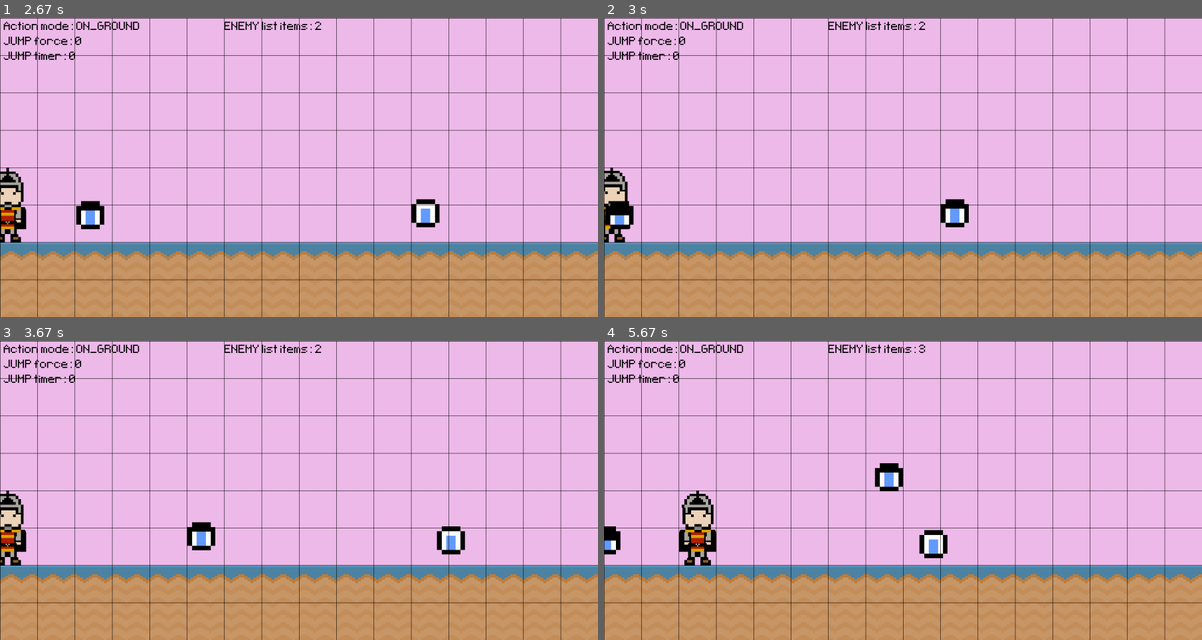
Above: before the commit, frames 1-4 (two rows, left to right).
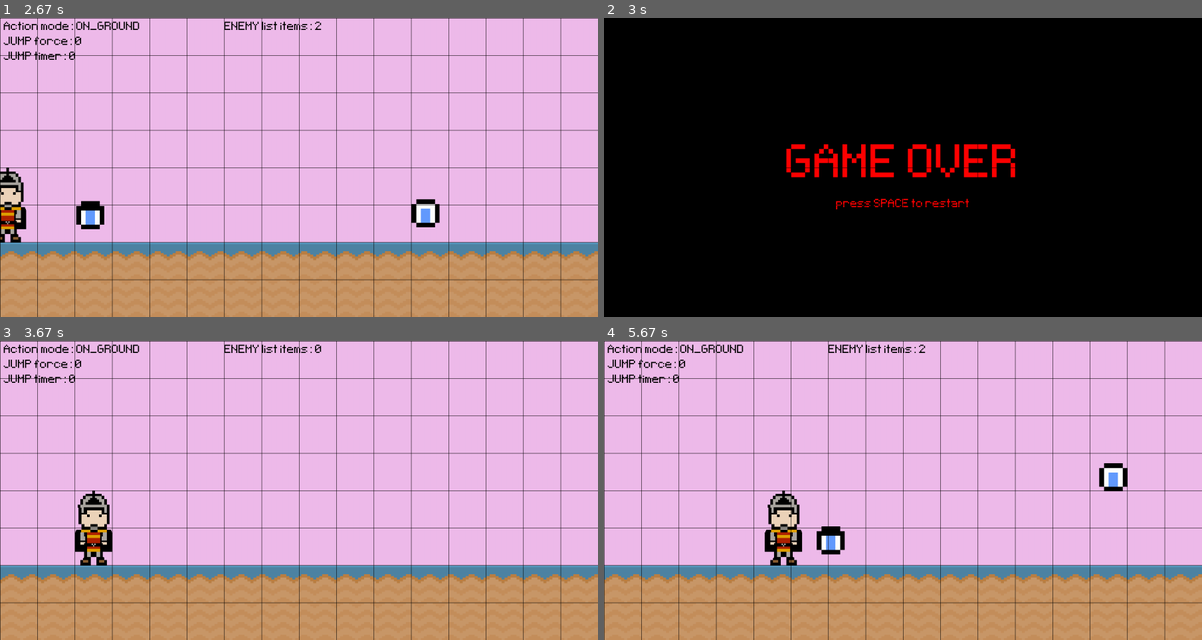
Above: after the commit, the same moments.

Repository: alo40/pygame_pininos
Game: pygame game, started from main_pininos.py
Same seed, same stepped clock (60 frames per second), same inputs: the game is played once before the commit and once after it.
Inputs:
- Up to frame 1 (2.67 s): hold Right 0.33-0.8 s; hold Right 0.83-1.3 s; hold Left 1.33-1.87 s; hold Left 1.9-2.2 s; hold Left 2.23-2.63 s
- Up to frame 2 (3 s): no input
- Up to frame 3 (3.67 s): tap Space at 3.33 s
- Up to frame 4 (5.67 s): hold Down 3.67-4.03 s; hold Left 4.07-4.53 s; hold Right 4.57-5.03 s; hold Right 5.07-5.53 s; hold Left from 5.57 s (still down)

Frame 1 is identical in both runs. In frame 2, 99% of the frame differs, in the area x 0-100%, y 0-100%; in frame 3, 2.9%; in frame 4, 4.3%.

Commit message:
added Hero-Enemy collision

Diff:
--- a/main_pininos.py
+++ b/main_pininos.py
@@ -2,7 +2,6 @@
 from sys import exit
 from random import randint
 from enum import Enum
-import gc
 
 
 class Hero(pg.sprite.Sprite):
@@ -396,7 +395,7 @@
         screen.blit(text_game_restart, game_restart_rect)
 
         # restart enemy_01 rectangle list
-        enemy_01_rect_list = []
+        enemy_group.empty()
 
         # Get the state of the keyboard
         keys = pg.key.get_pressed()
@@ -446,6 +445,11 @@
         # # Create a text surface with the mouse position
         # text_mouse_val = game_active_font.render(f"Mouse pressed: {mouse_val}", True, 'Black')
         # screen.blit(text_mouse_val, (10, 50))
+        #
+        # # hero collision with mouse!
+        # if hero.sprite.rect.collidepoint(mouse_pos):
+        #     text_collision = game_active_font.render('Mouse collision!', False, 'Red')
+        #     screen.blit(text_collision, (600, 50))
 
         ## HERO MOVEMENT: LEFT/RIGHT ###################################################
 
@@ -462,12 +466,8 @@
 
         # garbage
         for enemy in enemy_group.sprites():
-            # garbage_index = enemy.check_position()
             if enemy.rect.x < -100:
-                # print(f'{garbage_index}')
                 enemy_group.remove(enemy)
-                # enemy_group.sprites().pop(garbage_index)
-            # gc.garbage.append(garbage)
 
         # # Get the state of the keyboard
         # keys = pg.key.get_pressed()
@@ -574,23 +574,12 @@
 
         ## COLLISION ###################################################################
 
-        # # hero collision with enemy_01!
-        # for enemy_01_rect_index in enemy_01_rect_list:
-        #     if hero.sprite.rect.colliderect(enemy_01_rect_index):
-        #         text_collision = game_active_font.render('Enemy collision: GAME OVER!', False, 'Red')
-        #         screen.blit(text_collision, (650, 10))
-        #         # game_over = True  # GAME OVER!
-
-        # # hero collision with enemy_02!
-        # if hero_rect.colliderect(enemy_02_rect):
-        #     text_collision = game_active_font.render('Enemy collision: GAME OVER!', False, 'Red')
-        #     screen.blit(text_collision, (650, 10))
-        #     # game_over = True  # GAME OVER!
-
-        # # hero collision with mouse!
-        # if hero_rect.collidepoint(mouse_pos):
-        #     text_collision = game_active_font.render('Mouse collision!', False, 'Red')
-        #     screen.blit(text_collision, (650, 50))
+        # hero collision with enemy_01!
+        for enemy in enemy_group:
+            if hero.sprite.rect.colliderect(enemy):
+                text_collision = game_active_font.render('Enemy collision: GAME OVER!', False, 'Red')
+                screen.blit(text_collision, (600, 50))
+                game_over = True  # GAME OVER!
 
     ## SCORE AND GRID LINES ############################################################
 
@@ -628,11 +617,6 @@
     # text_screen = game_active_font.render(f'Score: {game_score}', False, 'Black')
     # screen.blit(text_screen, (10, 90))
 
-    # # garbage collector
-    # if len(enemy_group.sprites()) > 10:
-    #     print('BASURA!')
-    #     gc.collect()
-
     # update everything
     pg.display.update()
     game_clock.tick(60)  # ceiling limit of 60 fps
